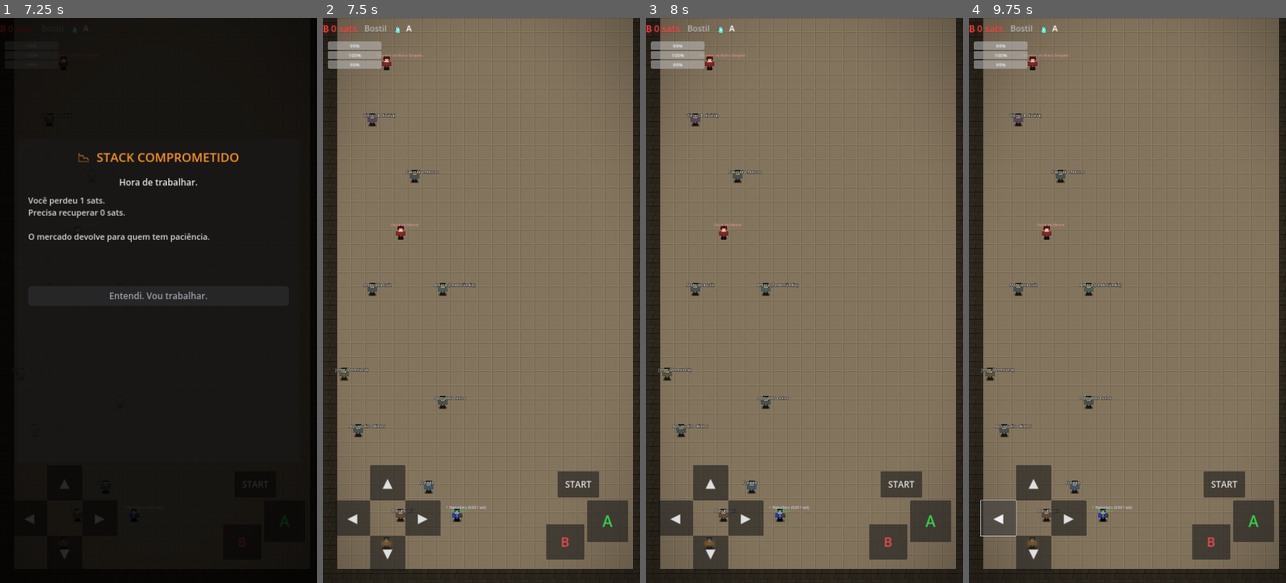
Above: before the commit, frames 1-4 (left to right).
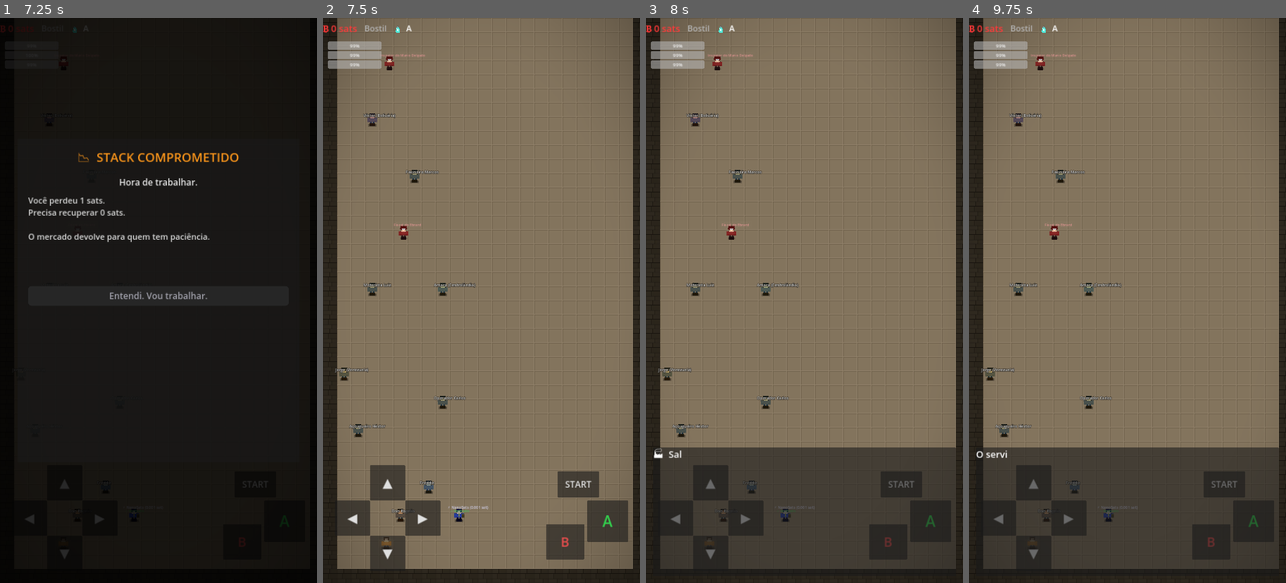
Above: after the commit, the same moments.

Repository: Unknown-brazilian/borderless-freedom-rpg
Game: Godot game, scene res://scenes/world/d6_saltillo.tscn
The game is run twice, just before and just after one commit, with the same random seed, the same clock (stepped at 60 frames per second) and the same inputs. This scene is started directly instead of the project's main scene.
Inputs:
- Up to frame 1 (7.25 s): click "START" at 0.5 s; click "START" at 1.25 s; click "▲" at 2 s; click "▼" at 2.75 s; click "◀" at 3.5 s; click "▶" at 4.25 s; click "A" at 5 s; click "B" at 5.75 s; click "COMPRAR LULACOIN 🚀" at 6.5 s
- Up to frame 2 (7.5 s): click "Entendi. Vou trabalhar." at 7.25 s
- Up to frame 3 (8 s): no input
- Up to frame 4 (9.75 s): click "▲" at 8 s; click "▼" at 8.75 s; click "◀" at 9.5 s

Frame 1 is identical in both runs. In frame 2, 0.2% of the frame differs, in the area x 8-53%, y 6-93%; in frame 3, 18%; in frame 4, 18%, in the area x 2-98%, y 6-98%.

Commit message:
fix: freezes (rugpull, pós-vitória, fim de fase) — time_scale preso em 0
Raiz comum: vários fluxos setavam Engine.time_scale=0 e timers da batalha usavam
create_timer normal, que congela quando time_scale=0 -> softlock.

- battle_manager/battle_ui: TODOS os create_timer agora ignoram o time_scale
  (4º arg = true) -> a batalha sempre progride, mesmo se algo zerar o tempo
- battle_manager.start_battle: força time_scale=1.0 ao iniciar
- event_popup_ui._close(): restaura time_scale=1.0 (não _prev_time_scale, que
  podia ser 0 se o evento abrisse durante outro freeze -> travava pra sempre)
- event_popup_ui: layer 10 -> 60 (prioridade de input dos botões)

Corrige: rugpull não respondia/travava, personagem travado após vencer, e
travamento ao chegar no fim da fase (gatilho do boss).

Co-Authored-By: Claude Opus 4.8 (1M context) <noreply@anthropic.com>

Diff:
--- a/scripts/systems/battle_manager.gd
+++ b/scripts/systems/battle_manager.gd
@@ -32,6 +32,7 @@
 func start_battle(data: Dictionary) -> void:
 	if state != State.IDLE or locked:
 		return
+	Engine.time_scale = 1.0   # batalha sempre roda em tempo normal (nunca herda freeze)
 	enemy_data      = data
 	enemy_hp        = data.get("hp", 50)
 	_is_boss        = data.get("is_boss", false)
@@ -49,7 +50,7 @@
 	emit_signal("battle_started", enemy_data)
 	emit_signal("hp_changed", "player", player_hp, player_max_hp)
 	emit_signal("hp_changed", "enemy", enemy_hp, enemy_data.get("hp", 50))
-	await get_tree().create_timer(0.3).timeout
+	await get_tree().create_timer(0.3, true, false, true).timeout
 	emit_signal("player_turn_started")
 
 func player_action(action: Action, item_id: String = "") -> void:
@@ -79,7 +80,7 @@
 	_log("⚔️  Você atacou! -%d HP do %s." % [base_dmg, enemy_data.get("name", "Inimigo")])
 	emit_signal("hp_changed", "enemy", maxi(enemy_hp, 0), enemy_data.get("hp", 50))
 	emit_signal("action_resolved", _battle_log[-1])
-	await get_tree().create_timer(0.6).timeout
+	await get_tree().create_timer(0.6, true, false, true).timeout
 	if enemy_hp <= 0:
 		await _resolve_victory()
 	else:
@@ -89,7 +90,7 @@
 	if item_id.is_empty() or not PlayerInventory.can_use_item():
 		_log("❌  Item não disponível agora.")
 		emit_signal("action_resolved", _battle_log[-1])
-		await get_tree().create_timer(0.4).timeout
+		await get_tree().create_timer(0.4, true, false, true).timeout
 		state = State.PLAYER_TURN
 		emit_signal("player_turn_started")
 		return
@@ -97,7 +98,7 @@
 	var effect := _apply_item_effect(item_id)
 	_log(effect)
 	emit_signal("action_resolved", _battle_log[-1])
-	await get_tree().create_timer(0.6).timeout
+	await get_tree().create_timer(0.6, true, false, true).timeout
 	if enemy_hp <= 0:
 		await _resolve_victory()
 	else:
@@ -138,12 +139,12 @@
 	if randi() % 100 < chance:
 		_log("👁️  Furtividade! Você passou sem ser visto.")
 		emit_signal("action_resolved", _battle_log[-1])
-		await get_tree().create_timer(0.8).timeout
+		await get_tree().create_timer(0.8, true, false, true).timeout
 		await _resolve_escaped()
 	else:
 		_log("👁️  Furtividade falhou — detectado!")
 		emit_signal("action_resolved", _battle_log[-1])
-		await get_tree().create_timer(0.5).timeout
+		await get_tree().create_timer(0.5, true, false, true).timeout
 		await _enemy_turn()
 
 func _resolve_persuade() -> void:
@@ -153,7 +154,7 @@
 		SatEconomy.remove_sats(cost_sats, "persuasao_battle")
 		_log("🗣️  Persuasão! -%d sats — inimigo convencido." % cost_sats)
 		emit_signal("action_resolved", _battle_log[-1])
-		await get_tree().create_timer(0.8).timeout
+		await get_tree().create_timer(0.8, true, false, true).timeout
 		await _resolve_escaped()
 	elif persuasao >= 1:
 		var dmg_reduction := 5
@@ -161,20 +162,20 @@
 		enemy_data["atk"] = maxi(1, original_atk - dmg_reduction)
 		_log("🗣️  Persuasão parcial — dano reduzido em %d." % dmg_reduction)
 		emit_signal("action_resolved", _battle_log[-1])
-		await get_tree().create_timer(0.5).timeout
+		await get_tree().create_timer(0.5, true, false, true).timeout
 		await _enemy_turn()
 		enemy_data["atk"] = original_atk   # restaura após o turno
 	else:
 		_log("🗣️  Sem persuasão suficiente!")
 		emit_signal("action_resolved", _battle_log[-1])
-		await get_tree().create_timer(0.4).timeout
+		await get_tree().create_timer(0.4, true, false, true).timeout
 		await _enemy_turn()
 
 func _resolve_run() -> void:
 	if _is_boss:
 		_log("🚫  Não pode fugir de um chefe!")
 		emit_signal("action_resolved", _battle_log[-1])
-		await get_tree().create_timer(0.4).timeout
+		await get_tree().create_timer(0.4, true, false, true).timeout
 		state = State.PLAYER_TURN
 		emit_signal("player_turn_started")
 		return
@@ -183,12 +184,12 @@
 	if randi() % 100 < chance:
 		_log("🏃  Fugiu com sucesso!")
 		emit_signal("action_resolved", _battle_log[-1])
-		await get_tree().create_timer(0.6).timeout
+		await get_tree().create_timer(0.6, true, false, true).timeout
 		await _resolve_escaped()
 	else:
 		_log("🏃  Fuga falhou!")
 		emit_signal("action_resolved", _battle_log[-1])
-		await get_tree().create_timer(0.5).timeout
+		await get_tree().create_timer(0.5, true, false, true).timeout
 		await _enemy_turn()
 
 # ─── Turno do inimigo ─────────────────────────────────────────────────────────
@@ -198,7 +199,7 @@
 		return
 	state = State.ENEMY_TURN
 	emit_signal("enemy_turn_started")
-	await get_tree().create_timer(0.8).timeout
+	await get_tree().create_timer(0.8, true, false, true).timeout
 
 	var atk: int = enemy_data.get("atk", 15) + randi() % 8
 	# Redução por furtividade passiva
@@ -211,7 +212,7 @@
 	emit_signal("hp_changed", "player", maxi(player_hp, 0), player_max_hp)
 	emit_signal("action_resolved", _battle_log[-1])
 
-	await get_tree().create_timer(0.6).timeout
+	await get_tree().create_timer(0.6, true, false, true).timeout
 	if player_hp <= 0:
 		await _resolve_defeat()
 	else:
@@ -230,7 +231,7 @@
 	AudioManager.play_overworld()
 	_log("🏆  Vitória! +%d sats." % reward)
 	emit_signal("action_resolved", _battle_log[-1])
-	await get_tree().create_timer(0.5).timeout
+	await get_tree().create_timer(0.5, true, false, true).timeout
 	emit_signal("battle_ended", "victory")
 
 func _resolve_defeat() -> void:
@@ -239,7 +240,7 @@
 	AudioManager.music("game_over")
 	_log("💀  Derrotado...")
 	emit_signal("action_resolved", _battle_log[-1])
-	await get_tree().create_timer(0.5).timeout
+	await get_tree().create_timer(0.5, true, false, true).timeout
 	emit_signal("battle_ended", "defeat")
 
 func _resolve_escaped() -> void:
--- a/scripts/ui/battle_ui.gd
+++ b/scripts/ui/battle_ui.gd
@@ -170,7 +170,7 @@
 			.set_trans(Tween.TRANS_QUAD).set_ease(Tween.EASE_OUT)
 		t.tween_property(attacker, "position", Vector2.ZERO, 0.22) \
 			.set_trans(Tween.TRANS_BACK).set_ease(Tween.EASE_OUT)
-		await get_tree().create_timer(CONTACT).timeout
+		await get_tree().create_timer(CONTACT, true, false, true).timeout
 	_impact(host, battler, delta)
 
 ## Feedback de impacto no alvo: flash, pop, shake, número e partículas.
@@ -209,15 +209,15 @@
 			_lbl_log.text = "🏆  Vitória!"
 			_play_death(_enemy_tex, _rect_enemy)
 			AudioManager.sfx("victory")
-			await get_tree().create_timer(2.0).timeout
+			await get_tree().create_timer(2.0, true, false, true).timeout
 		"defeat":
 			_lbl_log.text = "💀  Derrota..."
 			AudioManager.sfx("defeat")
-			await get_tree().create_timer(2.0).timeout
+			await get_tree().create_timer(2.0, true, false, true).timeout
 		"escaped":
 			_lbl_log.text = "🏃  Fugiu!"
 			AudioManager.sfx("door")
-			await get_tree().create_timer(1.0).timeout
+			await get_tree().create_timer(1.0, true, false, true).timeout
 	BattleManager.reset()
 	hide()
 
--- a/scripts/ui/event_popup_ui.gd
+++ b/scripts/ui/event_popup_ui.gd
@@ -22,7 +22,7 @@
 var _prev_time_scale: float      = 1.0
 
 func _ready() -> void:
-	layer = 10
+	layer = 60   # bem acima de HUD/batalha/diálogo, p/ receber o toque dos botões
 	process_mode = Node.PROCESS_MODE_ALWAYS
 	add_to_group("event_popup_ui")
 	hide()
@@ -223,7 +223,10 @@
 func _close() -> void:
 	_current_event = {}
 	_is_result     = false
-	Engine.time_scale = _prev_time_scale
+	# Sempre restaura o tempo normal do overworld (1.0). Restaurar _prev_time_scale
+	# era frágil: se o evento abrisse durante outro freeze, _prev era 0 e o jogo
+	# ficava travado para sempre.
+	Engine.time_scale = 1.0
 	hide()
 
 func _notification(what: int) -> void:
